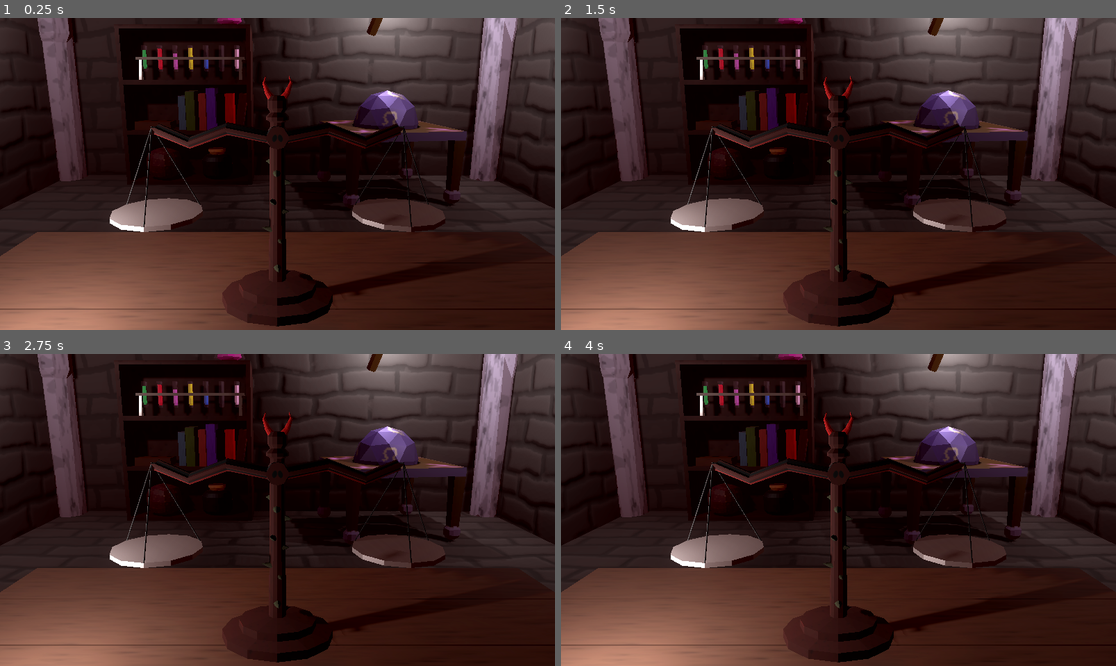
Above: before the commit, frames 1-4 (two rows, left to right).
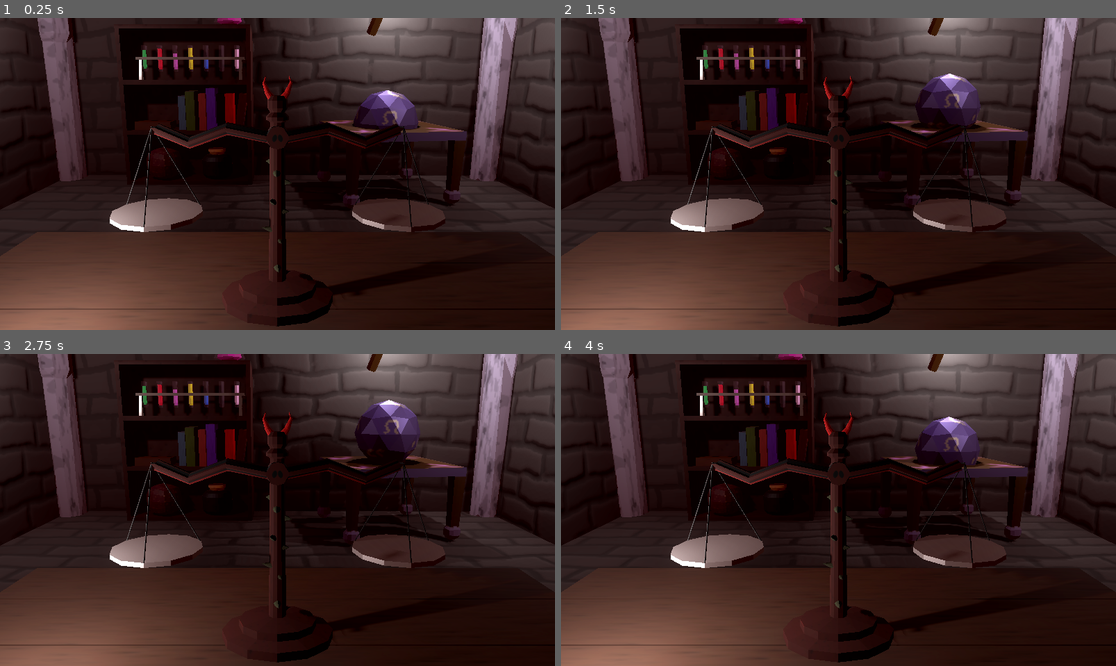
Above: after the commit, the same moments.

Repository: camd67/scale-game
Game: Godot game, scene res://scene/dungeon/scaled_dungeon_test.tscn
Two runs of this game, one before a commit and one after it. Both use one fixed random seed, a clock stepped at 60 frames per second and the inputs below.
Inputs (mouse positions are in pixels of both pictures, inside the frame that each line leads up to):
- Up to frame 1 (0.25 s): no input
- Up to frame 2 (1.5 s): move the mouse to (960, 158) at 0.52 s; click (960, 158) at 0.67 s; drag from (727, 189) to (810, 236) at 1.27 s
- Up to frame 3 (2.75 s): move the mouse to (333, 441) at 2.02 s; click (333, 441) at 2.17 s
- Up to frame 4 (4 s): drag from (810, 572) to (672, 463) at 2.77 s; move the mouse to (1005, 556) at 3.52 s; click (1005, 556) at 3.67 s

The runs differ from the first frame. In frame 1, 7.8% of the frame differs, in the area x 0-76%, y 23-100%; in frame 2, 8.9%, in the area x 0-77%, y 17-100%; in frame 3, 7.8%; in frame 4, 8.6%.

Commit message:
Add animation to the magic ball

Diff:
--- /dev/null
+++ b/scaledungeon.tscn
@@ -0,0 +1,7 @@
+[gd_scene load_steps=3 format=3 uid="uid://ci3fiencoal5c"]
+
+[ext_resource type="PackedScene" uid="uid://bt8bif40er8kr" path="res://scene/dungeon/scaledungeon.glb" id="1_8odt2"]
+[ext_resource type="Script" path="res://scene/dungeon/scaledungeon.gd" id="2_l6v52"]
+
+[node name="scaledungeon" instance=ExtResource("1_8odt2")]
+script = ExtResource("2_l6v52")
--- /dev/null
+++ b/scene/dungeon/scaled_dungeon_living.gd
@@ -0,0 +1,6 @@
+extends Node
+
+@onready var animation_player: AnimationPlayer = $scaledungeon/AnimationPlayer
+
+func _ready() -> void:
+	animation_player.play("MagicBallAction")
--- /dev/null
+++ b/scene/dungeon/scaled_dungeon_living.tscn
@@ -0,0 +1,11 @@
+[gd_scene load_steps=3 format=3 uid="uid://foljia802g4d"]
+
+[ext_resource type="Script" path="res://scene/dungeon/scaled_dungeon_living.gd" id="1_4cc20"]
+[ext_resource type="PackedScene" uid="uid://bt8bif40er8kr" path="res://scene/dungeon/scaledungeon.glb" id="2_m7b3w"]
+
+[node name="ScaledDungeonLiving" type="Node3D"]
+script = ExtResource("1_4cc20")
+
+[node name="scaledungeon" parent="." instance=ExtResource("2_m7b3w")]
+
+[editable path="scaledungeon"]
--- a/scene/dungeon/scaled_dungeon_test.tscn
+++ b/scene/dungeon/scaled_dungeon_test.tscn
@@ -1,8 +1,8 @@
 [gd_scene load_steps=11 format=3 uid="uid://ceuhtmfflih7c"]
 
-[ext_resource type="PackedScene" uid="uid://bt8bif40er8kr" path="res://scene/dungeon/scaledungeon.glb" id="1_5sgjf"]
 [ext_resource type="Texture2D" uid="uid://blesrlm3igbkx" path="res://scene/dungeon/fireparticle.png" id="2_llif3"]
 [ext_resource type="PackedScene" uid="uid://bhlp8xn50igxa" path="res://scene/flickering_light/flickering_light.tscn" id="2_vpo5c"]
+[ext_resource type="PackedScene" uid="uid://foljia802g4d" path="res://scene/dungeon/scaled_dungeon_living.tscn" id="4_ic0uo"]
 [ext_resource type="PackedScene" uid="uid://b3vuxgu7hgrmg" path="res://scene/scale/scales.tscn" id="4_r77vi"]
 
 [sub_resource type="Environment" id="Environment_dcab7"]
@@ -51,8 +51,6 @@
 [node name="WorldEnvironment" type="WorldEnvironment" parent="."]
 environment = SubResource("Environment_dcab7")
 
-[node name="scaledungeon" parent="." instance=ExtResource("1_5sgjf")]
-
 [node name="Camera3D" type="Camera3D" parent="."]
 transform = Transform3D(1, 0, 0, 0, 0.973563, 0.228419, 0, -0.228419, 0.973563, 0, 1.40286, 2.91137)
 fov = 40.6
@@ -84,3 +82,5 @@
 
 [node name="scales" parent="." instance=ExtResource("4_r77vi")]
 transform = Transform3D(1, 0, 0, 0, 1, 0, 0, 0, 1, 0, 0.761386, 1.80966)
+
+[node name="ScaledDungeonLiving" parent="." instance=ExtResource("4_ic0uo")]
--- /dev/null
+++ b/scene/dungeon/scaledungeon.gd
@@ -0,0 +1,7 @@
+extends Node3D
+
+@onready var animation_player: AnimationPlayer = $AnimationPlayer
+
+
+func _ready() -> void:
+	animation_player.play("MagicBallAction")
--- a/scene/dungeon/scaledungeon.tscn
+++ /dev/null
@@ -1,5 +0,0 @@
-[gd_scene load_steps=2 format=3 uid="uid://gywo50cdgkkx"]
-
-[ext_resource type="PackedScene" uid="uid://bt8bif40er8kr" path="res://scene/dungeon/scaledungeon.glb" id="1_u3cqq"]
-
-[node name="scaledungeon" instance=ExtResource("1_u3cqq")]
Binary file changed: scene/dungeon/scaledungeon.glb
Binary file changed: scene/dungeon/scaledungeon_woodentable.png
Not shown, changed: scene/dungeon/scaledungeon_woodentable.png.import
